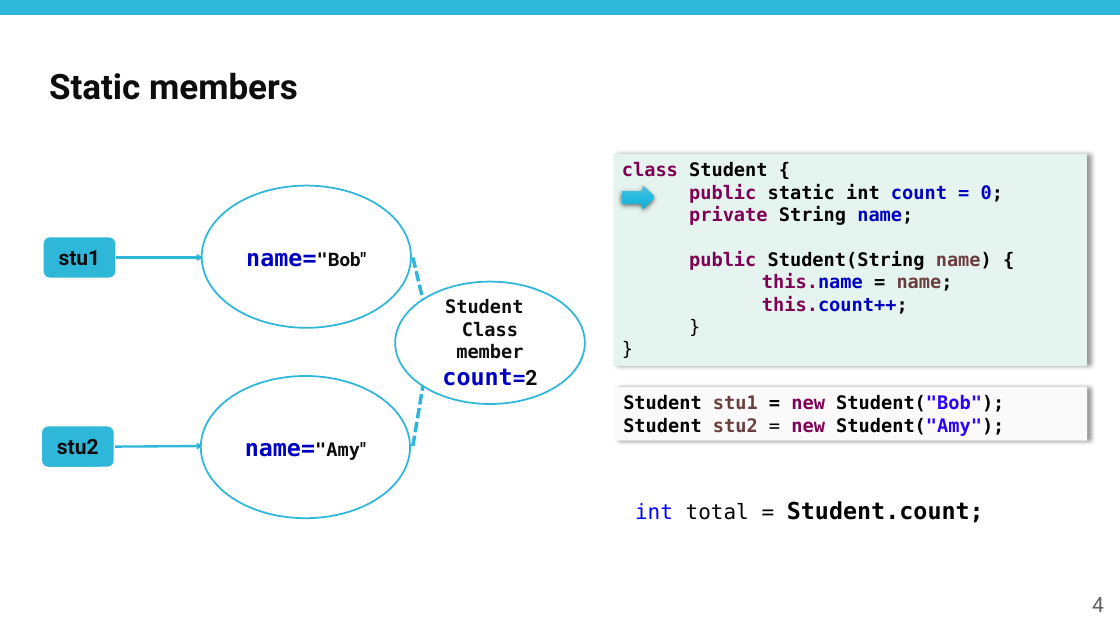
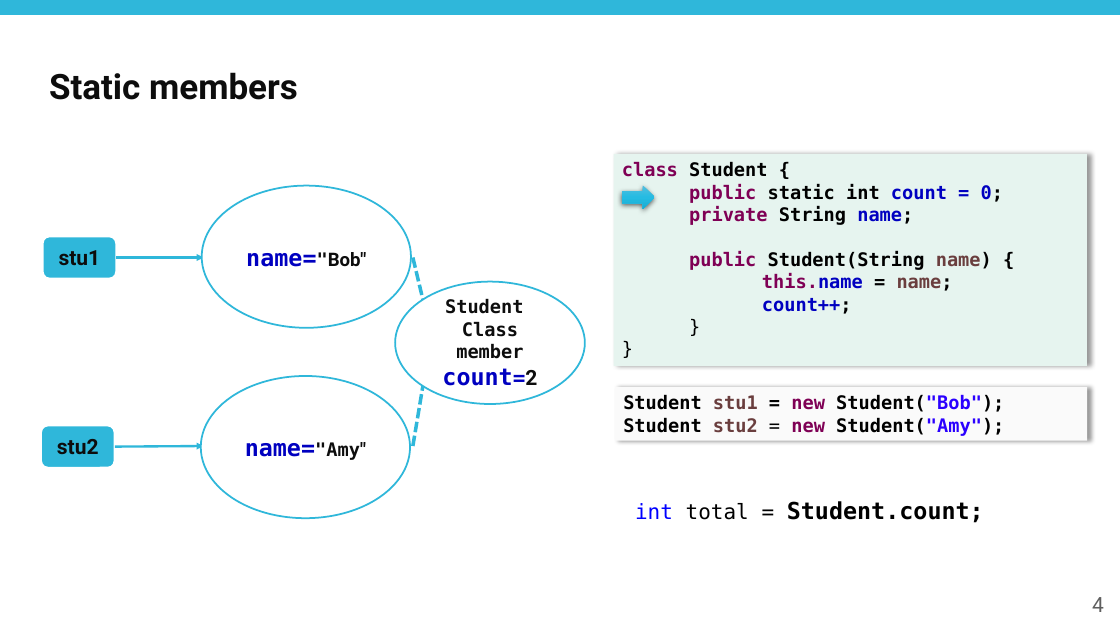
Before and after one commit to mikebaradaran/mod1, a slide deck: slide 4 of 03-Static fields and methods.pptx. Drawn at 1120x630 pixels with LibreOffice and Linux fonts; fonts in the diff are those of the drawing; background and template pictures are left out. Boxes give left, top, right and bottom in pixels: in the first picture for what was removed or moved away, otherwise in the second. Text is boxed around its words. In the diff, an @@ line names an element or a change of style, - is before the commit and + after.

Commit message:
created extra labs and removed the name Frasers

```diff
--- a/03-Static fields and methods.pptx
+++ b/03-Static fields and methods.pptx
@@ text in rectangle at bbox=[762, 273, 953, 314]: text changed @@
-this.name = name;
-this.count++;
+this.name = name;
+count++;
```
Also in this commit, not shown: 30 other files.
